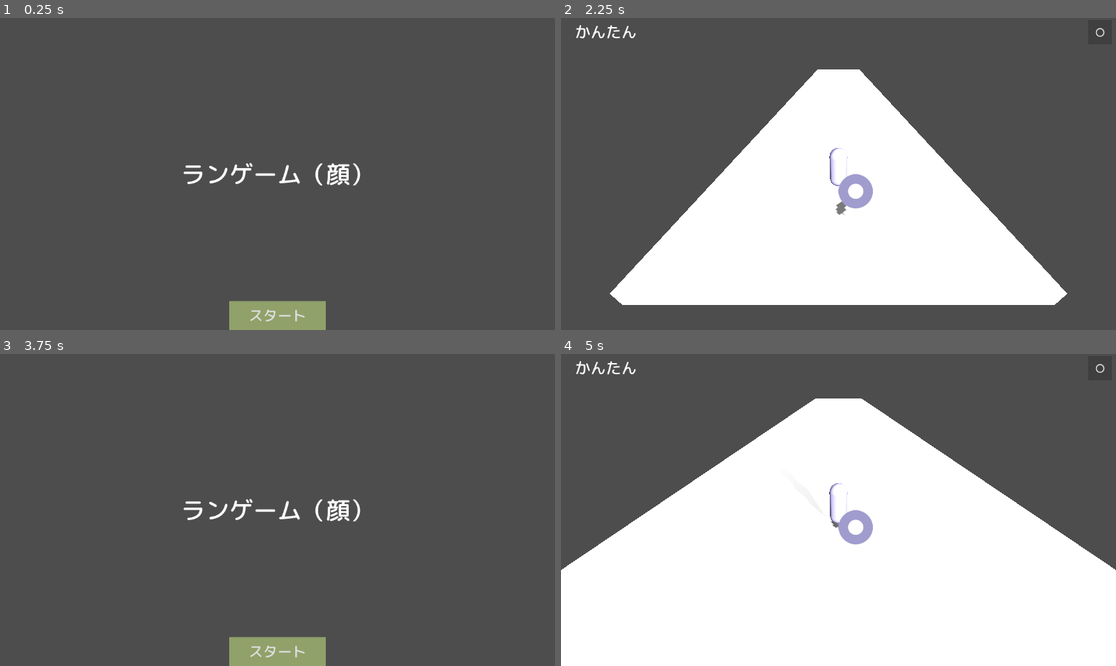
Above: before the commit, frames 1-4 (two rows, left to right).
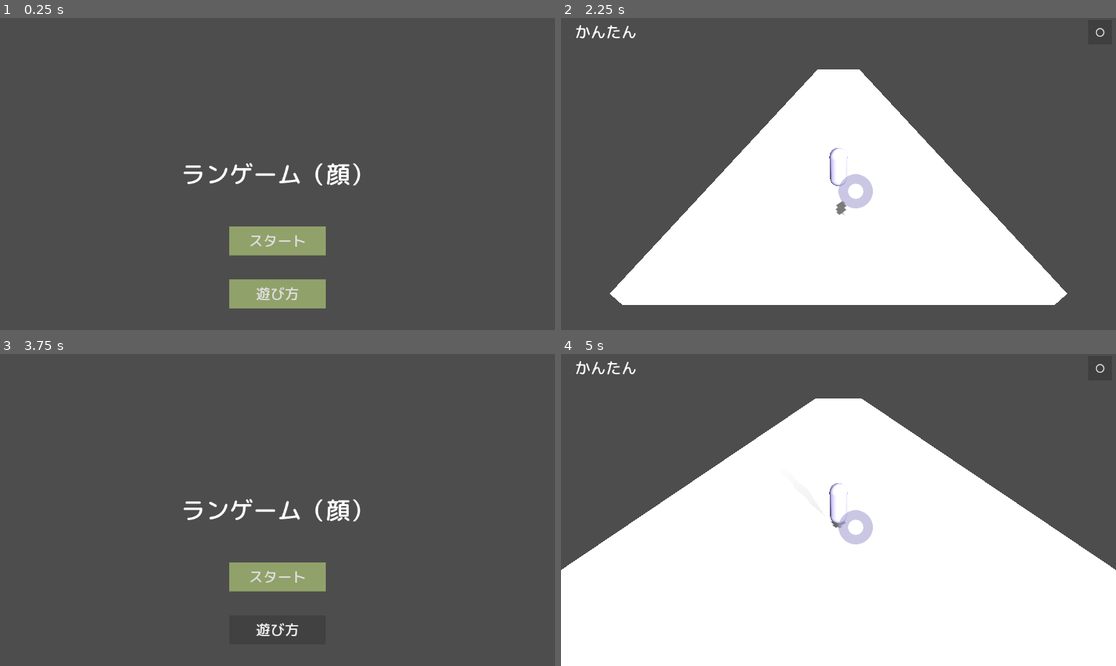
Above: after the commit, the same moments.

Repository: sumi4ki/Rungame_Face
Game: Godot game, scene res://Scenes/title.tscn
Same seed, same stepped clock (60 frames per second), same inputs: the game is played once before the commit and once after it.
Inputs (mouse positions are in pixels of both pictures, inside the frame that each line leads up to):
- Up to frame 1 (0.25 s): no input
- Up to frame 2 (2.25 s): click (838, 292) at 0.5 s, where only the run after the commit has a clickable "遊び方"; click (838, 292) at 1.25 s, where only the run after the commit has a clickable "もどる"; click "スタート" at 2 s
- Up to frame 3 (3.75 s): click "〇" at 2.75 s; click "タイトルへ" at 3.5 s
- Up to frame 4 (5 s): click "スタート" at 4.25 s

The runs differ from the first frame. In frame 1, 4.1% of the frame differs, in the area x 41-59%, y 66-100%; in frame 2, 0.4%; in frame 3, 3.4%; in frame 4, 0.4%.

Commit message:
Add a Game Description to the Title Scene

Diff:
--- /dev/null
+++ b/Scenes/description.tscn
@@ -0,0 +1,69 @@
+[gd_scene load_steps=5 format=3 uid="uid://dnt4ambx7svqh"]
+
+[ext_resource type="Script" uid="uid://bbhd61twfwi5r" path="res://Scritpts/description.gd" id="1_0pri1"]
+[ext_resource type="FontFile" uid="uid://b81osdtyc14l0" path="res://Fonts/MPLUSRounded1c-Medium.ttf" id="1_l0p43"]
+[ext_resource type="Texture2D" uid="uid://hlajv76gryrs" path="res://ランゲーム説明.png" id="2_ndt3t"]
+
+[sub_resource type="StyleBoxFlat" id="StyleBoxFlat_0pri1"]
+bg_color = Color(0.913019, 0.417859, 0.16943, 1)
+
+[node name="CanvasLayer" type="CanvasLayer"]
+script = ExtResource("1_0pri1")
+
+[node name="Control" type="Control" parent="."]
+layout_mode = 3
+anchors_preset = 15
+anchor_right = 1.0
+anchor_bottom = 1.0
+grow_horizontal = 2
+grow_vertical = 2
+mouse_filter = 2
+
+[node name="bg" type="ColorRect" parent="Control"]
+layout_mode = 1
+anchors_preset = 15
+anchor_right = 1.0
+anchor_bottom = 1.0
+offset_top = 2.0
+offset_bottom = 2.0
+grow_horizontal = 2
+grow_vertical = 2
+color = Color(0.41, 0.41, 0.41, 0.501961)
+
+[node name="resume" type="Button" parent="Control"]
+z_index = 1
+custom_minimum_size = Vector2(200, 50)
+layout_mode = 1
+anchors_preset = 7
+anchor_left = 0.5
+anchor_top = 1.0
+anchor_right = 0.5
+anchor_bottom = 1.0
+offset_left = -99.0
+offset_top = -105.0
+offset_right = 101.0
+offset_bottom = -55.0
+grow_horizontal = 2
+grow_vertical = 0
+theme_override_fonts/font = ExtResource("1_l0p43")
+theme_override_font_sizes/font_size = 30
+theme_override_styles/normal = SubResource("StyleBoxFlat_0pri1")
+text = "もどる"
+
+[node name="TextureRect" type="TextureRect" parent="Control"]
+layout_mode = 1
+anchors_preset = 8
+anchor_left = 0.5
+anchor_top = 0.5
+anchor_right = 0.5
+anchor_bottom = 0.5
+offset_left = -428.0
+offset_top = -291.0
+offset_right = 348.0
+offset_bottom = 130.0
+grow_horizontal = 2
+grow_vertical = 2
+scale = Vector2(1.1, 1.1)
+texture = ExtResource("2_ndt3t")
+
+[connection signal="pressed" from="Control/resume" to="." method="_on_resume_pressed"]
--- a/Scenes/main.tscn
+++ b/Scenes/main.tscn
@@ -432,13 +432,14 @@
 color = Color(0, 0, 0, 0.54902)
 
 [node name="FacePositionPointer" type="TextureRect" parent="UserInterface"]
+modulate = Color(1, 1, 1, 0.568627)
 layout_mode = 1
 offset_right = 240.0
 offset_bottom = 240.0
 scale = Vector2(0.3, 0.3)
 texture = ExtResource("18_fevyy")
 script = ExtResource("18_b3802")
-smooth_speed = 12.0
+smooth_speed = 17.0
 
 [connection signal="collided" from="Player" to="." method="_on_player_collided"]
 [connection signal="message_received" from="WebSocket_receive" to="." method="_on_web_socket_receive_message_received"]
--- a/Scenes/title.tscn
+++ b/Scenes/title.tscn
@@ -1,7 +1,8 @@
-[gd_scene load_steps=4 format=3 uid="uid://d2ad41ft7jv16"]
+[gd_scene load_steps=5 format=3 uid="uid://d2ad41ft7jv16"]
 
 [ext_resource type="Script" uid="uid://dyyrs72w7v2ij" path="res://Scritpts/title.gd" id="1_ekrfg"]
 [ext_resource type="FontFile" uid="uid://b81osdtyc14l0" path="res://Fonts/MPLUSRounded1c-Medium.ttf" id="2_fp2oq"]
+[ext_resource type="PackedScene" uid="uid://dnt4ambx7svqh" path="res://Scenes/description.tscn" id="2_q2qps"]
 
 [sub_resource type="StyleBoxFlat" id="StyleBoxFlat_oyqm6"]
 bg_color = Color(0.569282, 0.631757, 0.417047, 1)
@@ -14,6 +15,7 @@
 grow_horizontal = 2
 grow_vertical = 2
 script = ExtResource("1_ekrfg")
+description_scene = ExtResource("2_q2qps")
 
 [node name="TITLE" type="Label" parent="."]
 layout_mode = 1
@@ -41,8 +43,9 @@
 anchor_right = 0.5
 anchor_bottom = 1.0
 offset_left = -100.0
-offset_top = -60.0
+offset_top = -215.0
 offset_right = 100.0
+offset_bottom = -155.0
 grow_horizontal = 2
 grow_vertical = 0
 theme_override_fonts/font = ExtResource("2_fp2oq")
@@ -50,4 +53,24 @@
 theme_override_styles/normal = SubResource("StyleBoxFlat_oyqm6")
 text = "スタート"
 
+[node name="DESCRIPTION_BUTTON" type="Button" parent="."]
+custom_minimum_size = Vector2(200, 60)
+layout_mode = 1
+anchors_preset = 7
+anchor_left = 0.5
+anchor_top = 1.0
+anchor_right = 0.5
+anchor_bottom = 1.0
+offset_left = -100.0
+offset_top = -105.0
+offset_right = 100.0
+offset_bottom = -45.0
+grow_horizontal = 2
+grow_vertical = 0
+theme_override_fonts/font = ExtResource("2_fp2oq")
+theme_override_font_sizes/font_size = 30
+theme_override_styles/normal = SubResource("StyleBoxFlat_oyqm6")
+text = "遊び方"
+
 [connection signal="pressed" from="START_BUTTON" to="." method="_on_start_button_pressed"]
+[connection signal="pressed" from="DESCRIPTION_BUTTON" to="." method="_on_description_button_pressed"]
--- /dev/null
+++ b/Scritpts/FaceTrackingManager.gd
@@ -0,0 +1,20 @@
+# Autoloadに登録するシングルトン
+extends Node
+
+var pid: int = -1
+
+func _ready():
+    # Pythonスクリプトのパスを取得
+    var script_path = ProjectSettings.globalize_path("res://face_tracker.py")
+
+    # Pythonを実行 (戻り値はプロセスID)
+    # 最後の false, false は「出力を待たない（非同期実行）」設定
+    pid = OS.execute("python", [script_path], [], false, false)
+
+    print("Python Face Tracker started. PID: ", pid)
+
+# ゲーム終了時（ウィンドウを閉じた時など）に呼ばれる
+func _exit_tree():
+    if pid != -1:
+        print("Killing Python process: ", pid)
+        OS.kill(pid) # プロセスを強制終了
--- /dev/null
+++ b/Scritpts/description.gd
@@ -0,0 +1,7 @@
+extends CanvasLayer
+
+# 操作説明画面の戻るボタン
+func _on_resume_pressed() -> void:
+	# 自分自身を削除
+	queue_free()
+	pass # Replace with function body.
--- a/Scritpts/settings.gd
+++ b/Scritpts/settings.gd
@@ -1,3 +1,5 @@
+# Autoloadに登録して使用
+
 extends Node
 
 # enum を使うと、"Easy"などの文字列を直接使うより安全で分かりやすくなる
--- a/Scritpts/title.gd
+++ b/Scritpts/title.gd
@@ -1,10 +1,6 @@
 extends Control
 
-
-func _ready():
-	var output := []
-	var full_path := ProjectSettings.globalize_path("res://face_tracker.py")
-	OS.execute("python", [full_path], output, false, false)
+@export var description_scene: PackedScene
 
 
 func _on_start_button_pressed() -> void:
@@ -12,3 +8,10 @@
 	# main.tscn の実際のパスに合わせてください
 	Settings.reset_progress()
 	get_tree().change_scene_to_file("res://Scenes/main.tscn")
+
+
+func _on_description_button_pressed() -> void:
+	if description_scene:
+		var description_instance = description_scene.instantiate()
+		add_child(description_instance)
+	pass # Replace with function body.
--- a/icon.svg
+++ /dev/null
@@ -1 +0,0 @@
-<svg xmlns="http://www.w3.org/2000/svg" width="128" height="128"><rect width="124" height="124" x="2" y="2" fill="#363d52" stroke="#212532" stroke-width="4" rx="14"/><g fill="#fff" transform="translate(12.322 12.322)scale(.101)"><path d="M105 673v33q407 354 814 0v-33z"/><path fill="#478cbf" d="m105 673 152 14q12 1 15 14l4 67 132 10 8-61q2-11 15-15h162q13 4 15 15l8 61 132-10 4-67q3-13 15-14l152-14V427q30-39 56-81-35-59-83-108-43 20-82 47-40-37-88-64 7-51 8-102-59-28-123-42-26 43-46 89-49-7-98 0-20-46-46-89-64 14-123 42 1 51 8 102-48 27-88 64-39-27-82-47-48 49-83 108 26 42 56 81zm0 33v39c0 276 813 276 814 0v-39l-134 12-5 69q-2 10-14 13l-162 11q-12 0-16-11l-10-65H446l-10 65q-4 11-16 11l-162-11q-12-3-14-13l-5-69z"/><path d="M483 600c0 34 58 34 58 0v-86c0-34-58-34-58 0z"/><circle cx="725" cy="526" r="90"/><circle cx="299" cy="526" r="90"/></g><g fill="#414042" transform="translate(12.322 12.322)scale(.101)"><circle cx="307" cy="532" r="60"/><circle cx="717" cy="532" r="60"/></g></svg>
--- a/project.godot
+++ b/project.godot
@@ -13,11 +13,11 @@
 config/name="TempleRun_like"
 run/main_scene="uid://d2ad41ft7jv16"
 config/features=PackedStringArray("4.4", "Forward Plus")
-config/icon="res://icon.svg"
 
 [autoload]
 
 Settings="*res://Scritpts/settings.gd"
+FaceTrackingManager="*res://Scritpts/FaceTrackingManager.gd"
 
 [dotnet]
 
Not shown, added: Scritpts/FaceTrackingManager.gd.uid
Not shown, added: Scritpts/description.gd.uid
Binary file added: ランゲーム説明.png
Not shown, changed: ランゲーム説明.png.import
